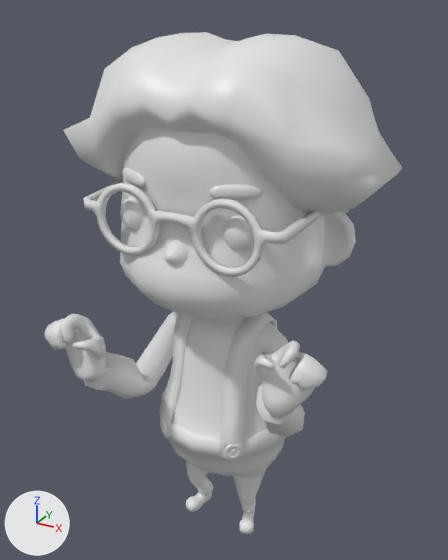
The FBX model Assets/ImportAssets/KidsCharacterFree/Fbx/untitled.fbx: old version first, new version second.
Both versions are drawn from a 50 mm lens placed at (0.52, -0.959, 1.042), pointed at (-0.018, 0.018, 0.554). Every picture has the same lights, and +X, +Y and +Z are marked at lower left. Both versions are drawn at frame 2 of the action 'Scene'; the numbers are the values there.

The older version as bpy lines, for what is in view:
```python
me_boy0_body = bpy.data.meshes.new('Boy0.Body')
me_boy0_body.from_pydata(...)  # 3594 vertices, 3628 faces; spans x -29.4..29.4, y -0.1..100.3, z -27.8..27.0
me_boy0_body.materials.append(mat_material_boy0)  # white #e7e7e7
ob_boy0_body = bpy.data.objects.new('Boy0.Body', me_boy0_body)
ob_boy0_body.location = (0.0, 0.0, 0.0)
ob_boy0_body.rotation_euler = (1.571, 0.0, 0.0)  # degrees (90, 0, 0)
ob_boy0_body.scale = (0.01, 0.01, 0.01)
```
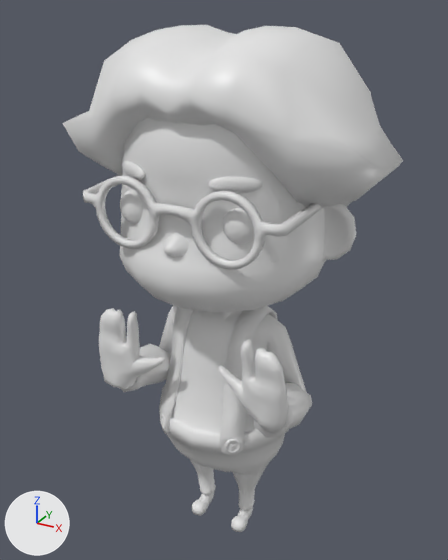
Changed parts and their boxes [x1, y1, x2, y2] in the pictures (448 x 560 px; the box of a moved part takes in the faces that stretch with it):
'Boy0.Body', reshaped: before [44, 32, 402, 534]; after [63, 25, 403, 532]
part 1 of me_boy0_body, moved or reshaped: before [164, 239, 189, 264]; after [163, 232, 189, 257]
part 2 of me_boy0_body, moved or reshaped: before [120, 126, 356, 319]; after [119, 118, 356, 313]
part 3 of me_boy0_body, moved or reshaped: before [222, 216, 254, 251]; after [222, 208, 255, 244]
part 4 of me_boy0_body, moved or reshaped: before [120, 197, 143, 231]; after [120, 190, 143, 224]
part 5 of me_boy0_body, moved or reshaped: before [224, 444, 241, 458]; after [224, 439, 241, 453]
part 6 of me_boy0_body, moved or reshaped: before [160, 419, 167, 435]; after [160, 414, 166, 430]
part 7 of me_boy0_body, moved or reshaped: before [208, 184, 263, 201]; after [208, 176, 263, 193]
part 8 of me_boy0_body, moved or reshaped: before [122, 168, 145, 187]; after [122, 161, 145, 180]
part 9 of me_boy0_body, moved or reshaped: before [63, 32, 402, 215]; after [63, 25, 403, 207]
part 10 of me_boy0_body, moved or reshaped: before [83, 181, 323, 277]; after [83, 175, 323, 270]
part 11 of me_boy0_body, moved or reshaped: before [44, 311, 327, 534]; after [99, 305, 312, 532]

Edits to the bpy script that builds the scene:
```text
Change me_boy0_body:
    used by ob_boy0_body; location = (0.0, 0.0, 0.0); rotation_euler = (1.571, 0.0, 0.0), in degrees (90, 0, 0); scale = (0.01, 0.01, 0.01)
    remove me_boy0_body.from_pydata(...)  # 3594 vertices, 3628 faces; spans x -29.4..29.4, y -0.1..100.3, z -27.8..27.0
    add me_boy0_body.from_pydata(...)  # 3594 vertices, 3628 faces; spans x -29.4..29.4, y 0.0..101.5, z -27.8..20.4
    me_boy0_body part 1: the loose piece of 26 vertices spanning x -2.6..2.6, y 66.1..70.9, z 15.9..20.0 is moved by (0.0, 1.2, 0.0)
    me_boy0_body part 2: the loose piece of 388 vertices spanning x -24.2..24.2, y 53.3..95.4, z -19.6..20.4 is moved by (0.0, 1.2, 0.0)
    me_boy0_body part 3: the loose piece of 129 vertices spanning x 6.8..12.9, y 69.0..75.2, z 13.3..16.5 is moved by (0.0, 1.2, 0.0)
    me_boy0_body part 4: the loose piece of 129 vertices spanning x -12.9..-6.8, y 69.0..75.2, z 13.3..16.5 is moved by (0.0, 1.2, 0.0)
    me_boy0_body part 5: the loose piece of 80 vertices spanning x 6.5..9.1, y 25.9..29.1, z 11.1..13.3 is moved by (0.0, 1.2, 0.0)
    me_boy0_body part 6: the loose piece of 80 vertices spanning x -9.1..-6.5, y 25.9..29.1, z 11.1..13.3 is moved by (0.0, 1.2, 0.0)
    me_boy0_body part 7: the loose piece of 73 vertices spanning x 5.9..13.1, y 77.3..80.0, z 13.0..17.1 is moved by (0.0, 1.2, 0.0)
    me_boy0_body part 8: the loose piece of 73 vertices spanning x -13.1..-5.9, y 77.3..80.0, z 13.0..17.1 is moved by (0.0, 1.2, 0.0)
    me_boy0_body part 9: the loose piece of 142 vertices spanning x -29.4..29.4, y 59.3..100.3, z -27.8..19.4 is moved by (0.0, 1.2, 0.0)
    me_boy0_body part 10: the loose piece of 332 vertices spanning x -19.9..19.9, y 66.0..78.2, z -7.1..19.0 is moved by (0.0, 1.2, 0.0)
    me_boy0_body part 11: 1806 of 3594 vertices moved; they spanned x -24.3..25.5, y -0.1..58.1, z -10.2..27.0 and now span x -20.0..19.7, y 0.0..59.3, z -10.2..17.4; mean shift (-0.2, -1.0, -2.1); largest move (-15.9, 51.2, 26.7) -> (-5.5, 44.8, 13.5)
```
